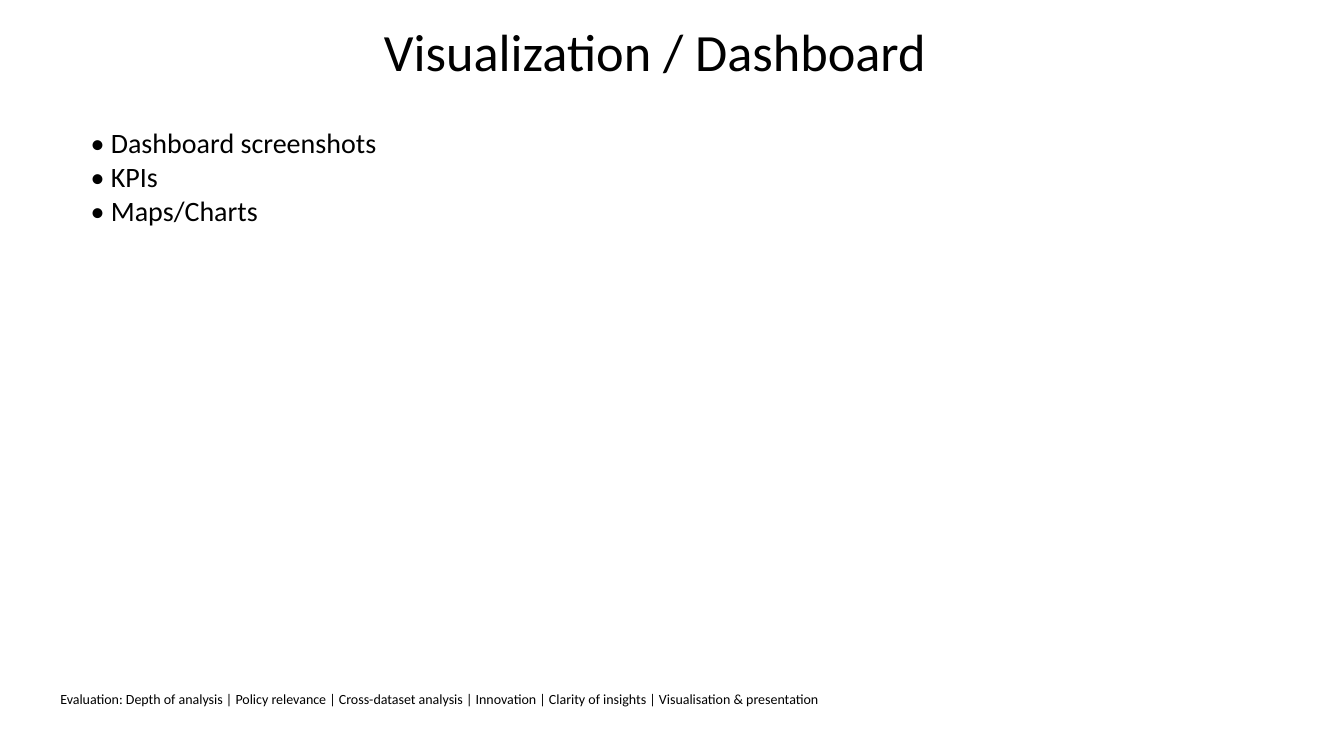
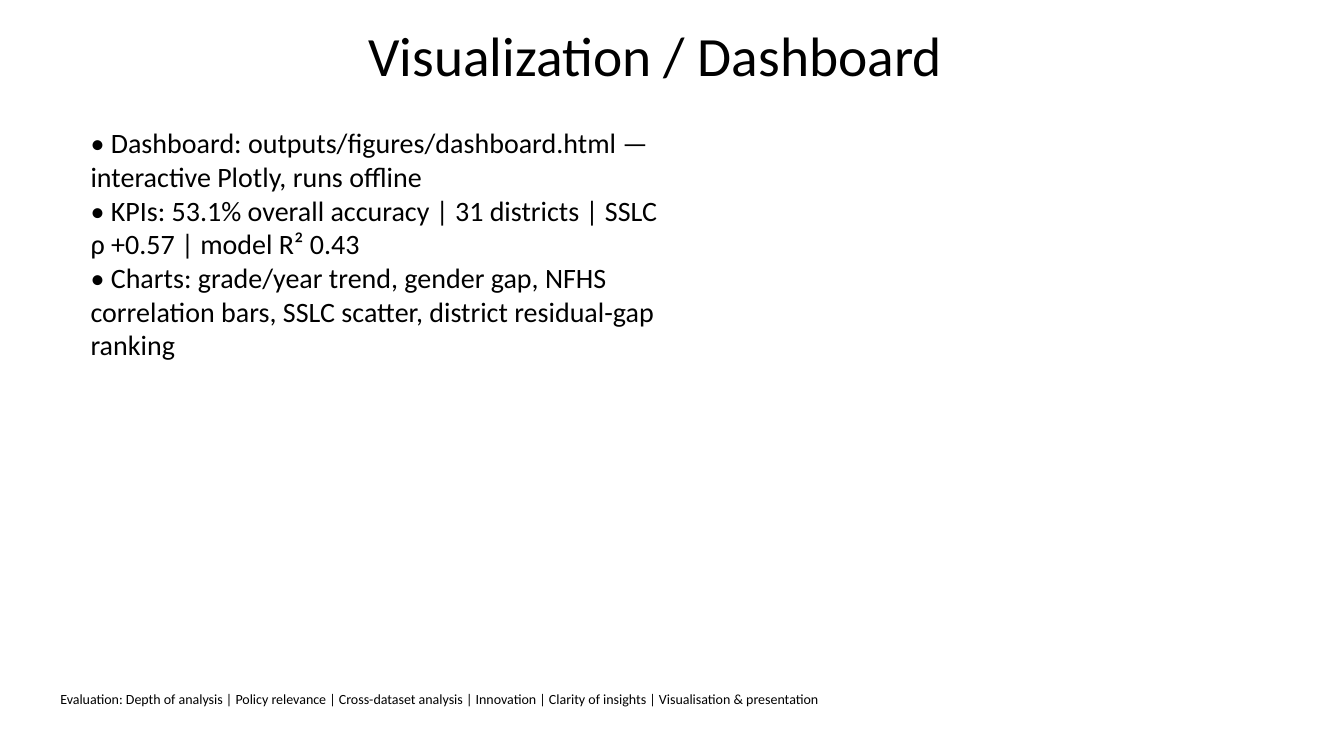
Before and after one commit to shreyassks/EduMiners, a slide deck: slide 8 of slides.pptx. Drawn at 1344x756 pixels with LibreOffice and Linux fonts; fonts in the diff are those of the drawing. Boxes give left, top, right and bottom in pixels: in the first picture for what was removed or moved away, otherwise in the second. Text is boxed around its words. In the diff, an @@ line names an element or a change of style, - is before the commit and + after.

```diff
--- a/slides.pptx
+++ b/slides.pptx
@@ title "Visualization / Dashboard" at box(368, 37, 942, 77): size 37.4 to 39.6 pt; line spacing 0.8 to 1 @@
@@ text at box(91, 133, 657, 360): text changed @@
-• Dashboard screenshots
-• KPIs
-• Maps/Charts
+• Dashboard: outputs/figures/dashboard.html — interactive Plotly, runs offline
+• KPIs: 53.1% overall accuracy | 31 districts | SSLC ρ +0.57 | model R² 0.43
+• Charts: grade/year trend, gender gap, NFHS correlation bars, SSLC scatter, district residual-gap ranking
```
Also in this commit, not shown: 10 other slides changed, 25 other files.
